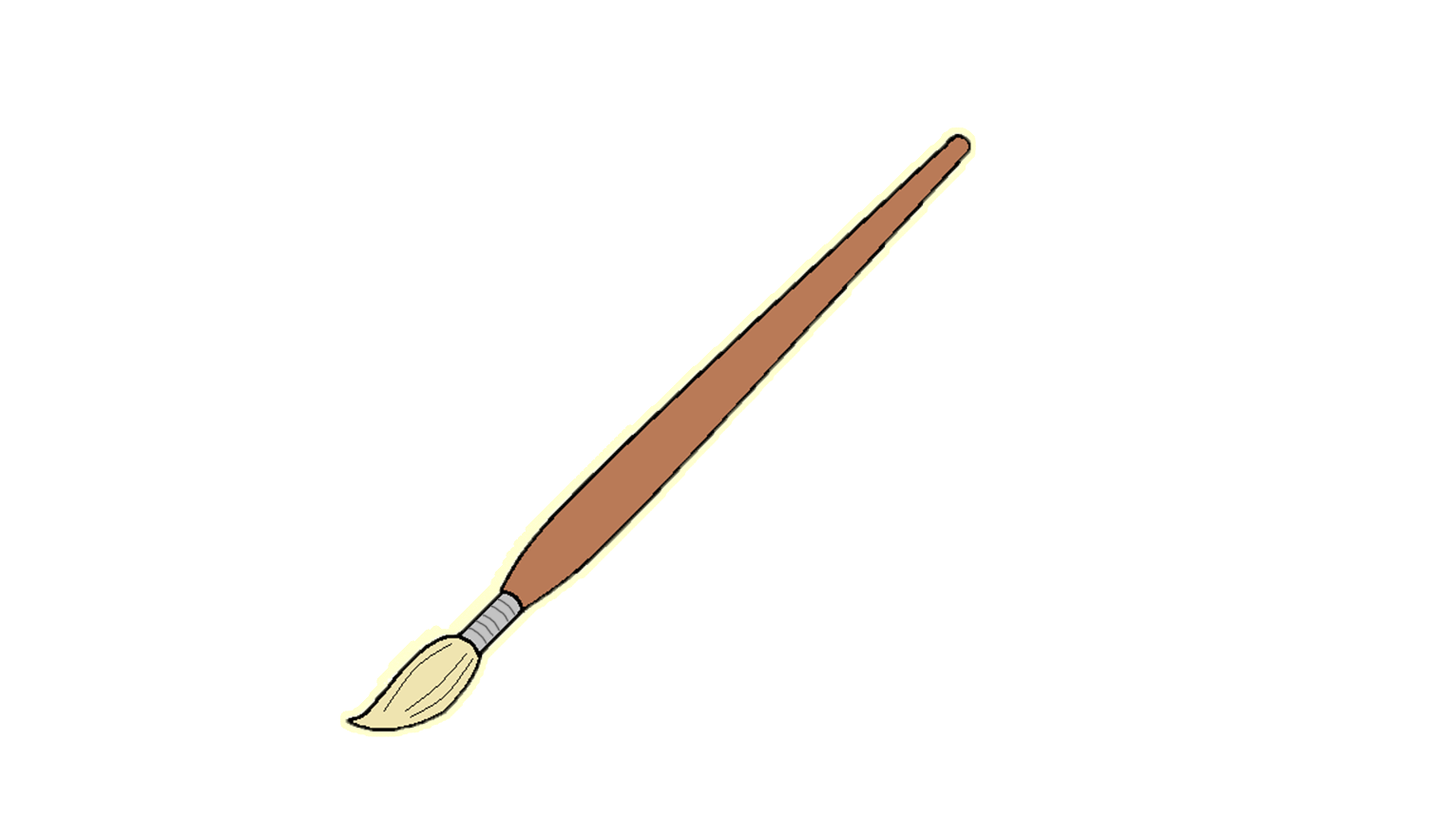
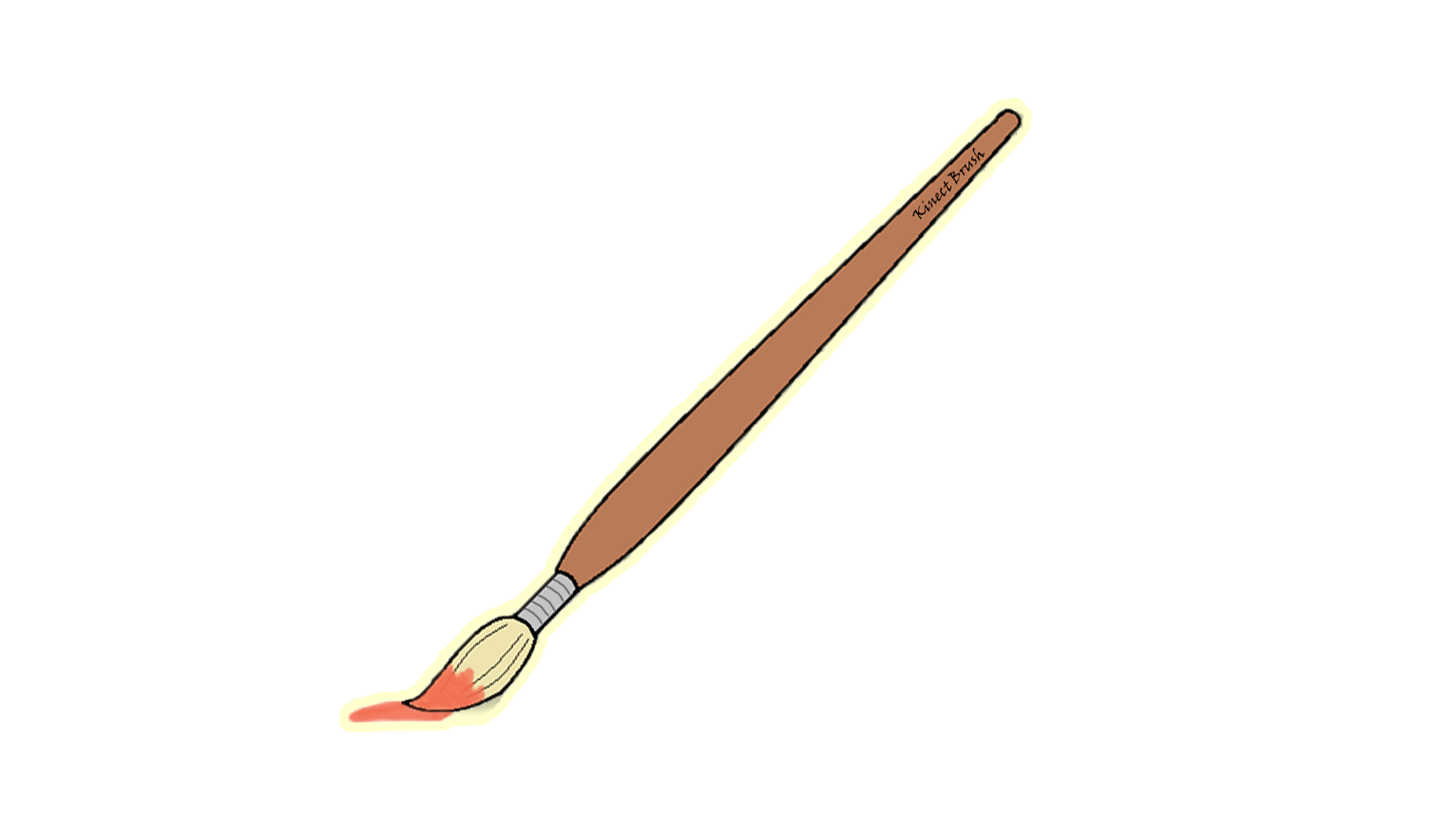
Revision of a layered 1455 x 819 image; what changed, layer by layer:
painted on "Layer 0" over <box>345,104,1025,733</box>
